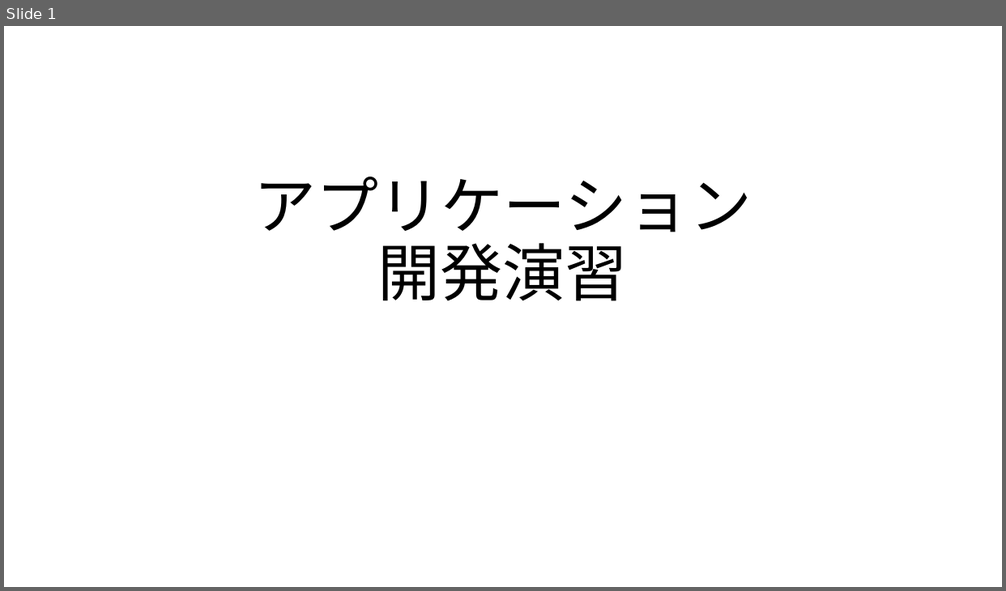
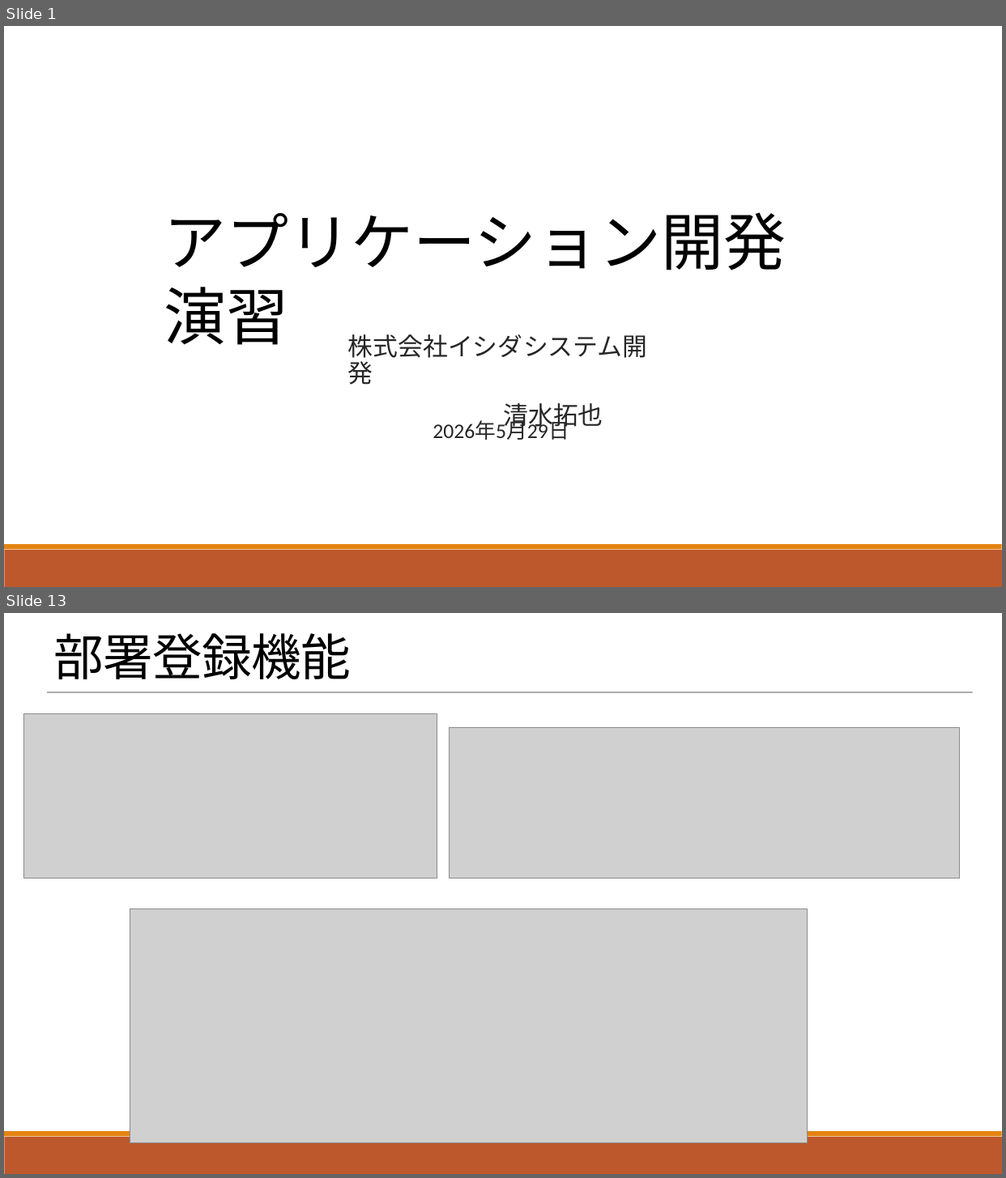
Before and after one commit to STHub65536/csharp_training_202605, a slide deck: docs/04_presentation/アプリケーション開発演習プレゼンテーション.pptx. Shown one above the other, each under a label of ours: slide 1 before the commit, slides 1 and 13 after it; the slides between them are not shown. The pictures are 1006x591 and 1006x1178 pixels, drawn with LibreOffice and Linux fonts; fonts in the diff are those of the drawing; grey boxes stand for pictures. Boxes give left, top, right and bottom in pixels: in the first picture for what was removed or moved away, otherwise in the second. Text is boxed around its words. In the diff, an @@ line names an element or a change of style, - is before the commit and + after.

```diff
--- a/docs/04_presentation/アプリケーション開発演習プレゼンテーション.pptx
+++ b/docs/04_presentation/アプリケーション開発演習プレゼンテーション.pptx
@@ slide 13 added at [4,613,1002,1174], background #FFFFFF; not listed: 2 template elements that a slide beside it also shows @@
@@ text added at [54,633,351,679], 48 pt, text #000000 @@
+部署登録機能
@@ line added from (47, 692) to (973, 692), #000000 1 pt @@
@@ picture added at [23,714,437,879] @@
@@ picture added at [450,727,960,878] @@
@@ picture added at [130,909,808,1143] @@
@@ slide 1 changed as well @@
@@ text "アプリケーション開発演習" at [164,212,786,345]: vertical alignment bottom to top @@
@@ text at [164,212,786,345]: text changed; font Noto Sans CJK JP to Calibri @@
-アプリケーション
-開発演習
+アプリケーション開発演習
@@ text added at [348,335,647,431], 24 pt, text #262626 @@
+  株式会社イシダシステム開発
+  清水拓也
@@ text added at [432,421,569,440], 20 pt, text #262626 @@
+2026年5月29日
@@ rectangle added at [4,550,1002,587], fill #BD582C @@
@@ rectangle added at [4,544,1002,550], fill #E48312 @@
```
Also in this commit, not shown: 23 other slides added.
